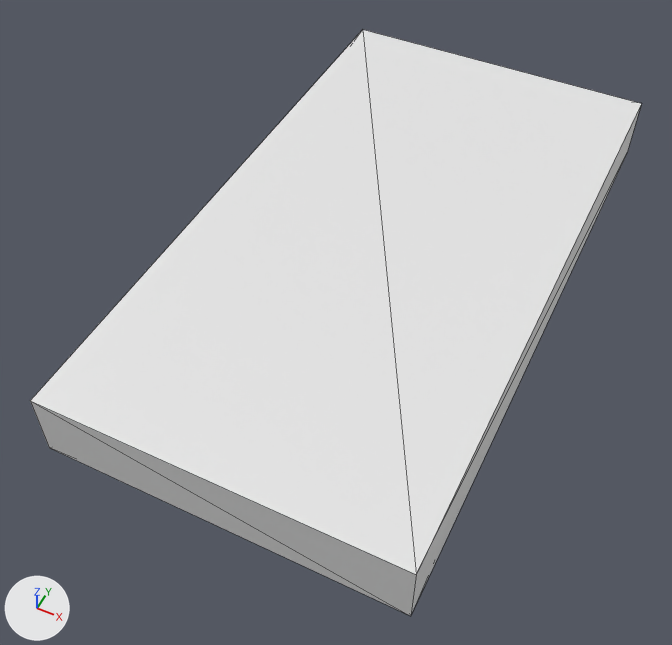
Two versions of the Blender file cf_terrains.blend, one commit apart.
Before and after are seen from a 50 mm camera at (8.3, -19.9, 21.9) aimed at (-0.5, -2.3, -0.1). Lighting does not change. The marker at lower left points along +X, +Y and +Z. Mesh edges are drawn as thin lines. The same objects are shown in both versions, whatever each file hides. Materials are left out; every surface is plain grey.

Names of what the first picture shows: 'field'.
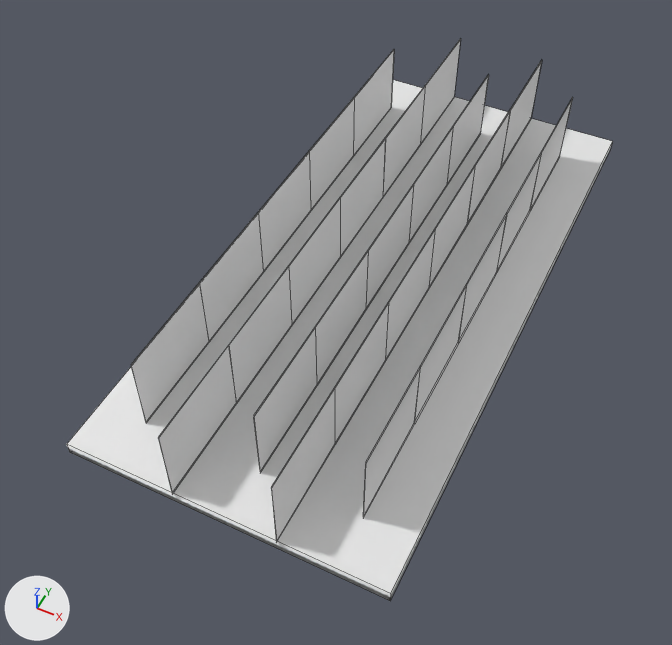
Where the change shows, as pixel boxes [x1, y1, x2, y2] in the pictures (672 x 645 px):
'field', reshaped, rescaled (11% narrower)
    before: [30, 30, 641, 616]
    after: [67, 39, 613, 600]
part 1 of me_cube_001, built on
    before: [30, 30, 641, 616]
    after: [67, 39, 613, 600]

The change, as a list of edits to the scene's bpy script:
```text
Change me_cube_001:
    used by ob_field; location = (0.0, 0.0, 0.0); scale = (5.53, 10.2, 0.2)
    remove me_cube_001.from_pydata(...)  # 16 vertices, 28 faces; spans x -1.0..1.0, y -1.0..1.0, z 0.0..10.92
    add me_cube_001.from_pydata(...)  # 148 vertices, 72 faces; spans x -1.0..1.0, y -1.0..1.0, z 0.0..29.74
    me_cube_001 part 1
    11 vertices are removed from x -1.0..1.0, y -1.0..1.0, z 0.0..10.92
    28 faces are deleted
    1 vertex moves from x 0.9, y 0.95, z 2.5 to x 0.93, y 0.97, z 0.0
    54 vertices are added at x -1.0..1.0, y -1.0..1.0, z 0.0..29.74
    44 new vertices lie (0.0, 0.33, 0.0) away from vertices in x -0.7..0.69, y -1.0..0.67, z 4.0..29.74
    30 new vertices lie (0.0, 0.33, 0.0) away from vertices in x -0.7..0.69, y -0.67..0.49, z 4.0..29.74
    10 new vertices lie (0.0, 0.34, 0.0) away from vertices in x -0.69..0.69, y 0.49..0.66, z 4.0..29.74
    5 new vertices lie (1.86, 0.0, 0.0) away from vertices in x -0.93, y -0.97..0.97, z 0.0..2.0
    72 new faces join them
    me_cube_001 part 2: the surface is now shaded smooth
Change ob_field:
    ob_field.scale: (5.53, 10.2, 0.2) -> (-4.92, 10.1, 0.1)
```
